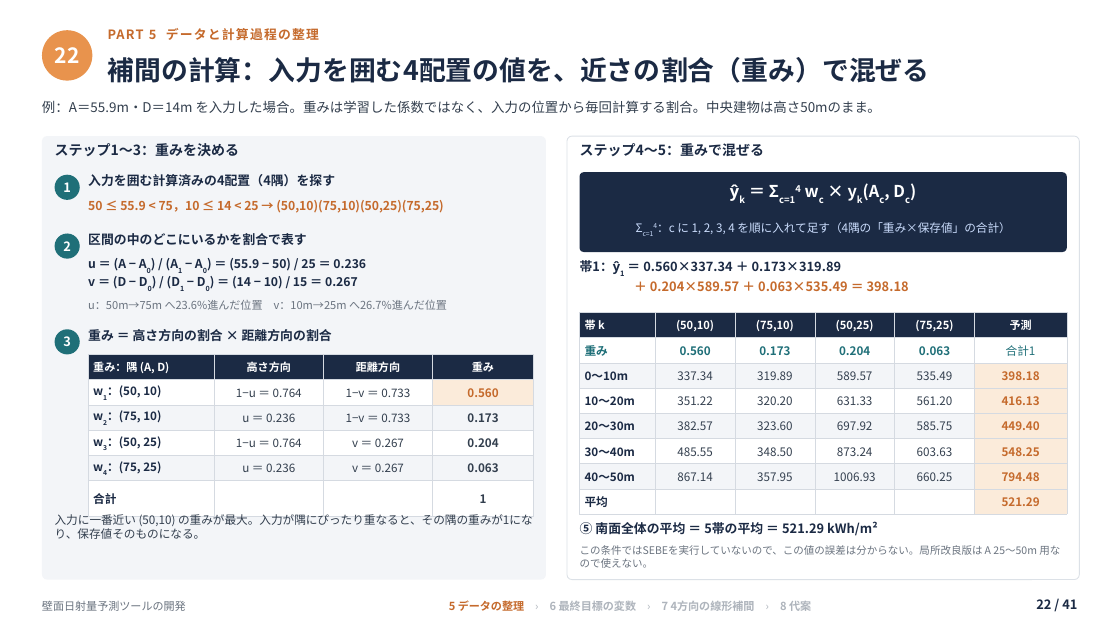
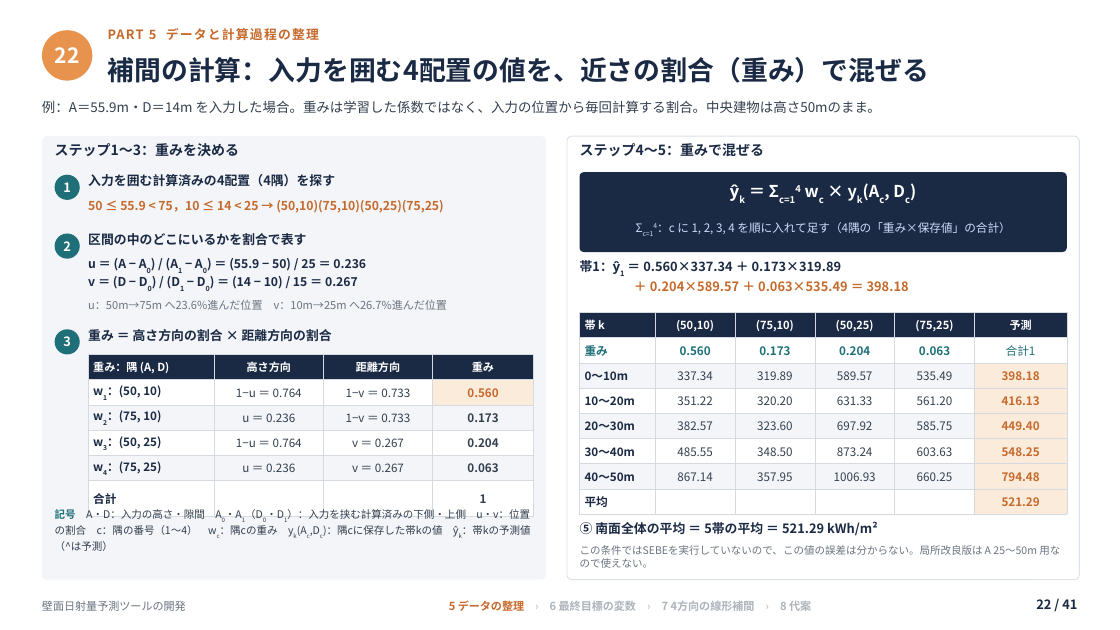
Before and after one commit to koyoy1016-gif/koyo1016, a slide deck: slide 22 of slides/壁面日射量予測ツールの開発_補足付き.pptx. Drawn at 1120x630 pixels with LibreOffice and Linux fonts; fonts in the diff are those of the drawing. Boxes give left, top, right and bottom in pixels: in the first picture for what was removed or moved away, otherwise in the second. Text is boxed around its words. In the diff, an @@ line names an element or a change of style, - is before the commit and + after.

```diff
--- a/slides/壁面日射量予測ツールの開発_補足付き.pptx
+++ b/slides/壁面日射量予測ツールの開発_補足付き.pptx
@@ text at (55,509,531,551): text changed; size 10 to 9 pt @@
-入力に一番近い (50,10) の重みが最大。入力が隅にぴったり重なると、その隅の重みが1になり、保存値そのものになる。
+記号 A・D：入力の高さ・隙間 A0・A1（D0・D1）：入力を挟む計算済みの下側・上側 u・v：位置の割合 c：隅の番号（1〜4） wc：隅cの重み yk(Ac,Dc)：隅cに保存した帯kの値 ŷk：帯kの予測値（^は予測）
```
Also in this commit, not shown: 7 other slides changed, 1 other file.
